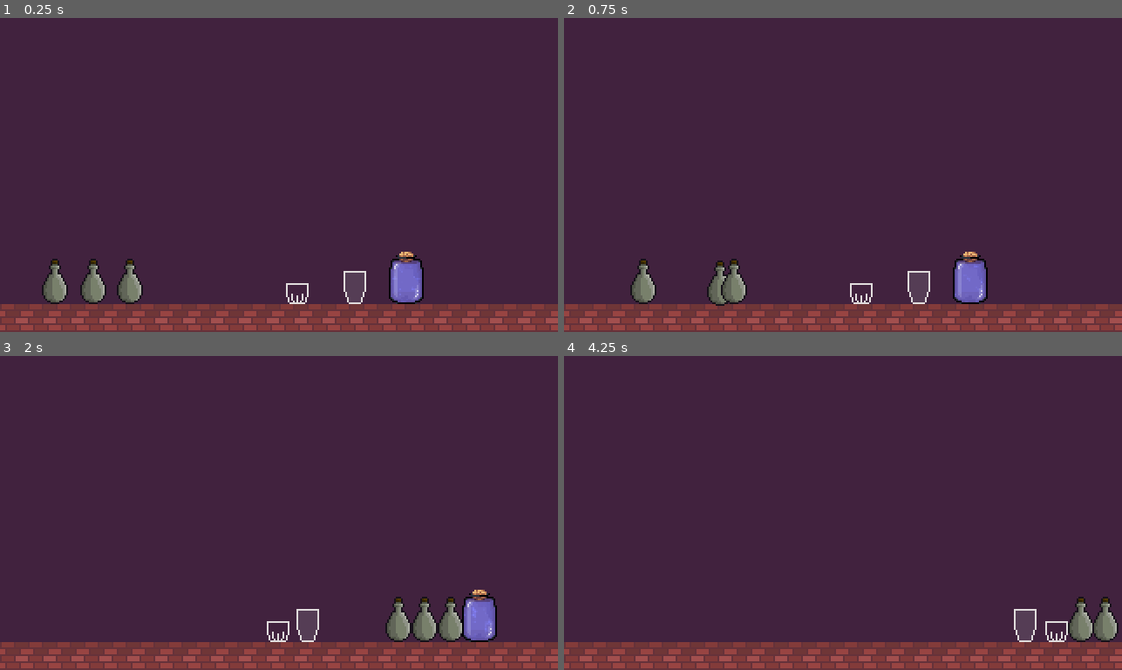
Above: before the commit, frames 1-4 (two rows, left to right).
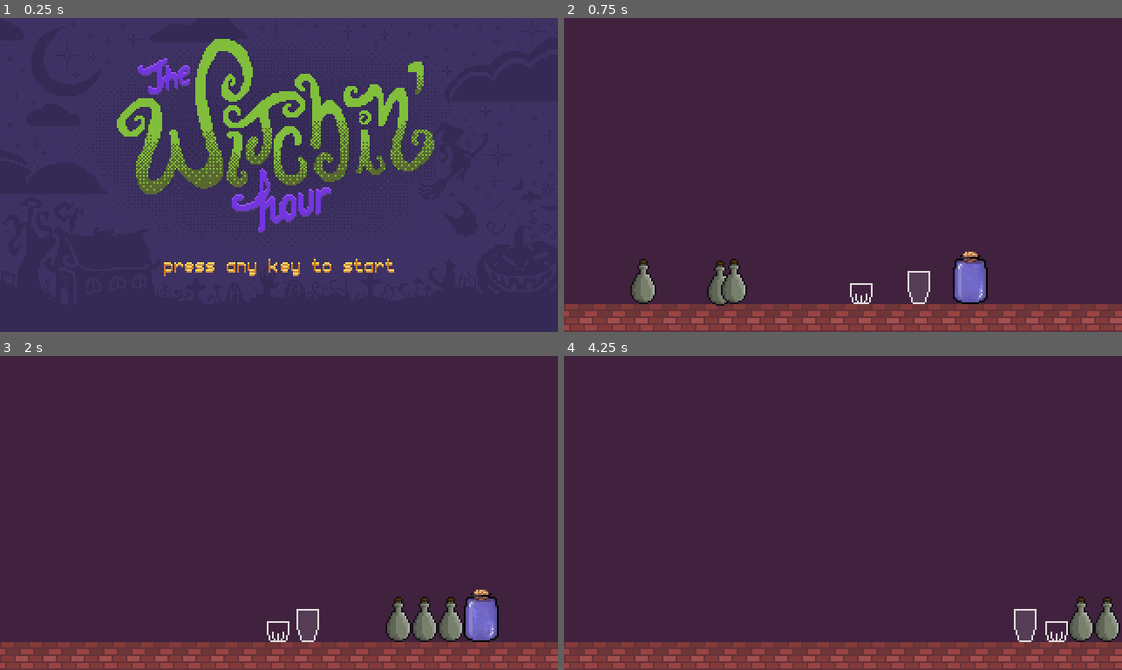
Above: after the commit, the same moments.

Repository: Dowsley/the-witching-hour
Game: Godot game, scene res://src/start_menu.tscn
Two runs of this game, one before a commit and one after it. Both use one fixed random seed, a clock stepped at 60 frames per second and the inputs below. Before the commit the project starts from res://src/game.tscn.
Inputs (mouse positions are in pixels of both pictures, inside the frame that each line leads up to):
- Up to frame 1 (0.25 s): no input
- Up to frame 2 (0.75 s): tap Enter at 0.5 s; drag from (619, 281) to (921, 288) at 0.52 s
- Up to frame 3 (2 s): drag from (78, 619) to (385, 619) at 1.27 s
- Up to frame 4 (4.25 s): move the mouse to (1015, 619) at 2.02 s; click (1015, 619) at 2.17 s; tap Space at 2.75 s; drag from (870, 626) to (1043, 616) at 2.77 s; drag from (843, 632) to (1043, 626) at 3.52 s

The runs differ from the first frame. In frame 1, 72% of the frame differs, in the area x 0-100%, y 0-100%; in frame 2, nothing differs; in frame 3, 0.4%; in frame 4, 0.2%.

Commit message:
Start menu

Diff:
--- a/project.godot
+++ b/project.godot
@@ -12,7 +12,7 @@
 
 config/name="The Witching Hour"
 config/description="Game for Pirate Software - Game Jam 15."
-run/main_scene="res://src/game.tscn"
+run/main_scene="res://src/start_menu.tscn"
 config/features=PackedStringArray("4.2")
 config/icon="res://assets/img/icon.png"
 
@@ -28,6 +28,8 @@
 
 window/size/viewport_width=320
 window/size/viewport_height=180
+window/size/mode=3
+window/size/borderless=true
 window/stretch/mode="viewport"
 window/size/fullscreen=true
 window/defaults/default_clear_color=Color(0, 0, 0, 1)
--- /dev/null
+++ b/src/start_menu.gd
@@ -0,0 +1,21 @@
+extends Node2D
+
+@export var main_game_scene: PackedScene
+
+@onready var bg_sprite := $Bg
+@onready var press_sprite := $Press
+@onready var title_sprite := $Title
+
+var time_elapsed := 0.0
+const BLINK_INTERVAL := 0.7
+
+func _input(event: InputEvent) -> void:
+	if (event is InputEventKey or event is InputEventMouseButton) and event.pressed:
+		get_tree().change_scene_to_packed(main_game_scene)
+
+
+func _process(delta: float) -> void:
+	time_elapsed += delta
+	if time_elapsed >= BLINK_INTERVAL:
+		press_sprite.visible = not press_sprite.visible
+		time_elapsed = 0.0
--- /dev/null
+++ b/src/start_menu.tscn
@@ -0,0 +1,23 @@
+[gd_scene load_steps=6 format=3 uid="uid://cgxopk0mtstqw"]
+
+[ext_resource type="Script" path="res://src/start_menu.gd" id="1_qr2qq"]
+[ext_resource type="PackedScene" uid="uid://duntd7q6i6x1y" path="res://src/game.tscn" id="2_lcor2"]
+[ext_resource type="Texture2D" uid="uid://wilx1tmooih5" path="res://assets/img/start_menu/bg.png" id="3_63m8f"]
+[ext_resource type="Texture2D" uid="uid://cixcyplm5s21i" path="res://assets/img/start_menu/press.png" id="4_84sqb"]
+[ext_resource type="Texture2D" uid="uid://bhtgnde264ju2" path="res://assets/img/start_menu/title.png" id="5_yfwev"]
+
+[node name="StartMenu" type="Node2D"]
+script = ExtResource("1_qr2qq")
+main_game_scene = ExtResource("2_lcor2")
+
+[node name="Bg" type="Sprite2D" parent="."]
+texture = ExtResource("3_63m8f")
+centered = false
+
+[node name="Press" type="Sprite2D" parent="."]
+texture = ExtResource("4_84sqb")
+centered = false
+
+[node name="Title" type="Sprite2D" parent="."]
+texture = ExtResource("5_yfwev")
+centered = false
Binary file added: assets/img/start_menu/bg.png
Not shown, added: assets/img/start_menu/bg.png.import
Binary file added: assets/img/start_menu/press.png
Not shown, added: assets/img/start_menu/press.png.import
Binary file added: assets/img/start_menu/title.png
Not shown, added: assets/img/start_menu/title.png.import
